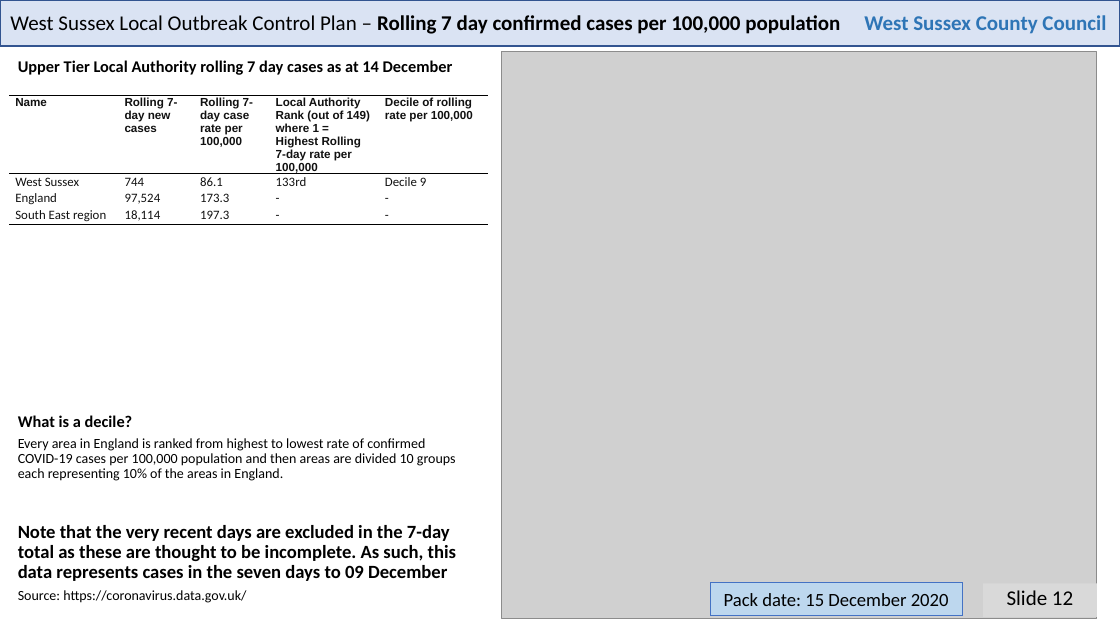
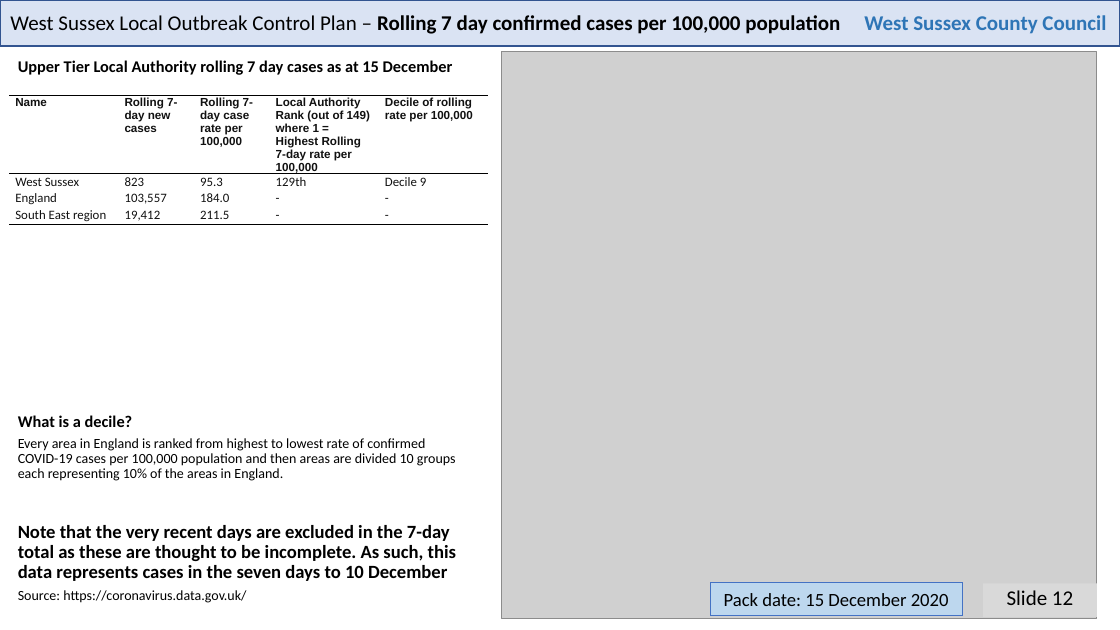
Before and after one commit to psychty/wsx_covid_datapack_public, a slide deck: slide 12 of Latest_West_Sussex_C19_slide_deck.pptx. Drawn at 1120x630 pixels with LibreOffice and Linux fonts; fonts in the diff are those of the drawing; grey boxes stand for pictures. Boxes give left, top, right and bottom in pixels: in the first picture for what was removed or moved away, otherwise in the second. Text is boxed around its words. In the diff, an @@ line names an element or a change of style, - is before the commit and + after.

```diff
--- a/Latest_West_Sussex_C19_slide_deck.pptx
+++ b/Latest_West_Sussex_C19_slide_deck.pptx
@@ text at <box>18,60,453,75</box>: text changed @@
-Upper Tier Local Authority rolling 7 day cases as at 14 December
+Upper Tier Local Authority rolling 7 day cases as at 15 December
@@ table at <box>9,96,488,329</box> @@
-row 2: West Sussex | 744 | 86.1 | 133rd | Decile 9
+row 2: West Sussex | 823 | 95.3 | 129th | Decile 9
-row 3, column 2: 97,524
+row 3, column 2: 103,557
-row 3, column 3: 173.3
+row 3, column 3: 184.0
-row 4, column 2: 18,114
+row 4, column 2: 19,412
-row 4, column 3: 197.3
+row 4, column 3: 211.5
@@ text at <box>18,525,456,581</box>: text changed @@
-Note that the very recent days are excluded in the 7-day total as these are thought to be incomplete. As such, this data represents cases in the seven days to 09 December
+Note that the very recent days are excluded in the 7-day total as these are thought to be incomplete. As such, this data represents cases in the seven days to 10 December
```
Also in this commit, not shown: 3 other slides changed, 45 other files.
